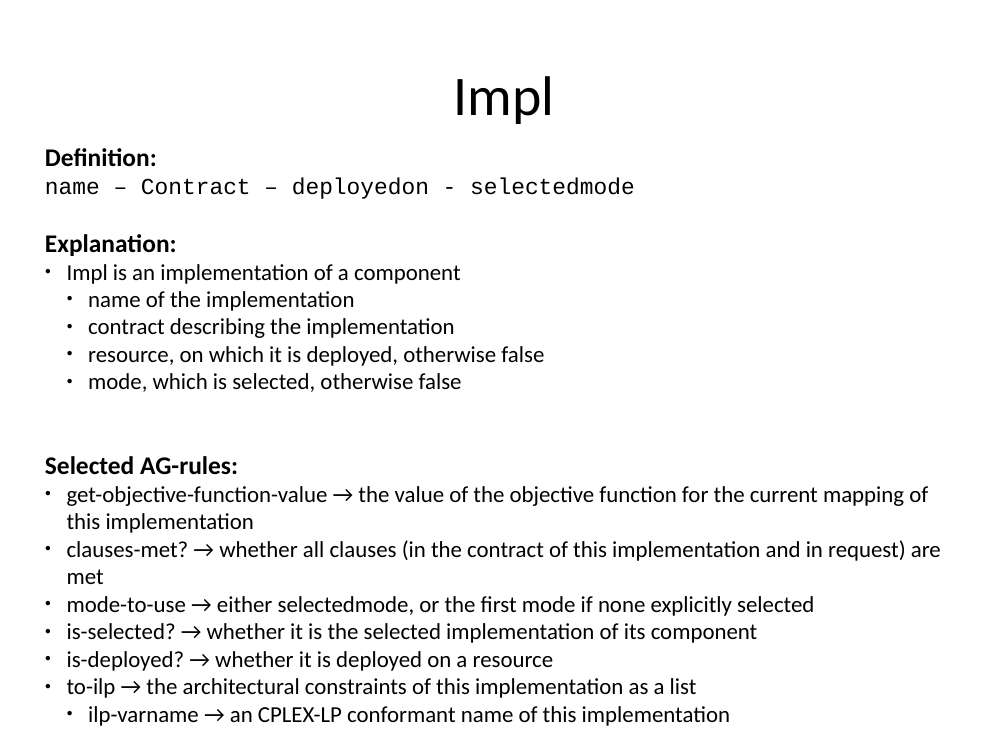
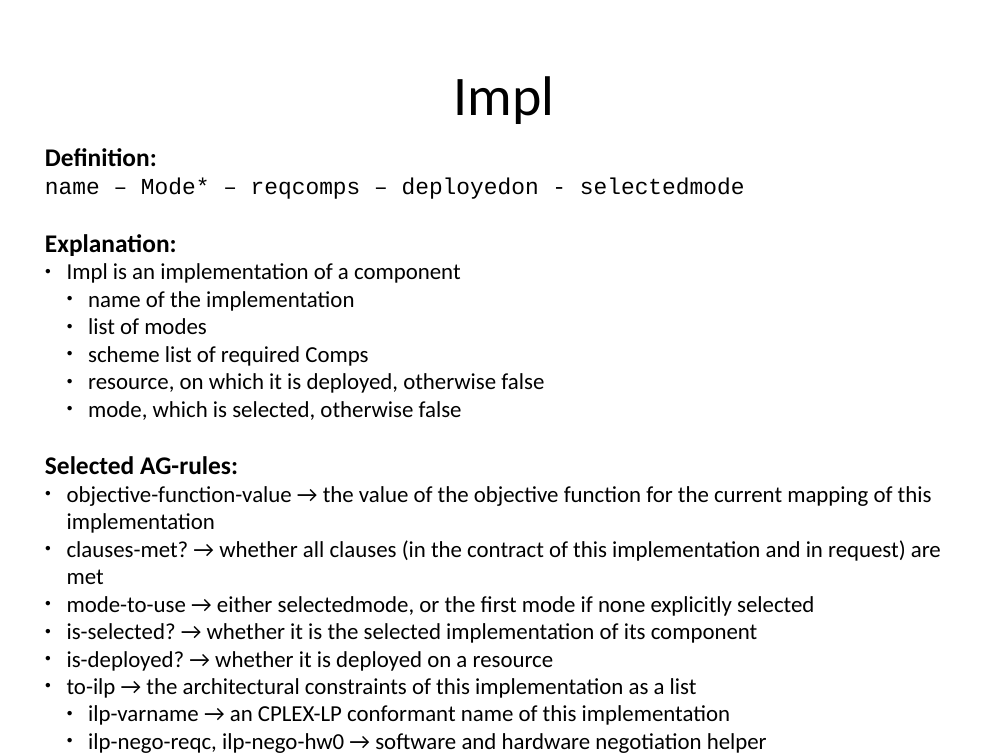
Before and after one commit to rene-schoene/racr-mquat, a slide deck: slide 23 of doc/the-model.odp (slide 16 before the commit). Drawn at 1008x756 pixels with LibreOffice and Linux fonts; fonts in the diff are those of the drawing. Boxes give left, top, right and bottom in pixels: in the first picture for what was removed or moved away, otherwise in the second. Text is boxed around its words. In the diff, an @@ line names an element or a change of style, - is before the commit and + after.

```diff
--- a/doc/the-model.odp
+++ b/doc/the-model.odp
@@ text at bbox=[45, 178, 745, 199]: text changed @@
-name – Contract – deployedon - selectedmode
+name – Mode* – reqcomps – deployedon - selectedmode
@@ text at bbox=[88, 318, 368, 366]: text changed @@
-  ● contract describing the implementation
+  ● list of modes
+  ● scheme list of required Comps
@@ text at bbox=[67, 486, 932, 533]: text changed @@
-● get-objective-function-value → the value of the objective function for the current mapping of this implementation
+● objective-function-value → the value of the objective function for the current mapping of this implementation
@@ text at bbox=[88, 733, 767, 753]: paragraph added @@
+  ● ilp-nego-reqc, ilp-nego-hw0 → software and hardware negotiation helper
```
Also in this commit, not shown: 21 other slides changed, 7 slides added, 1 other file.
